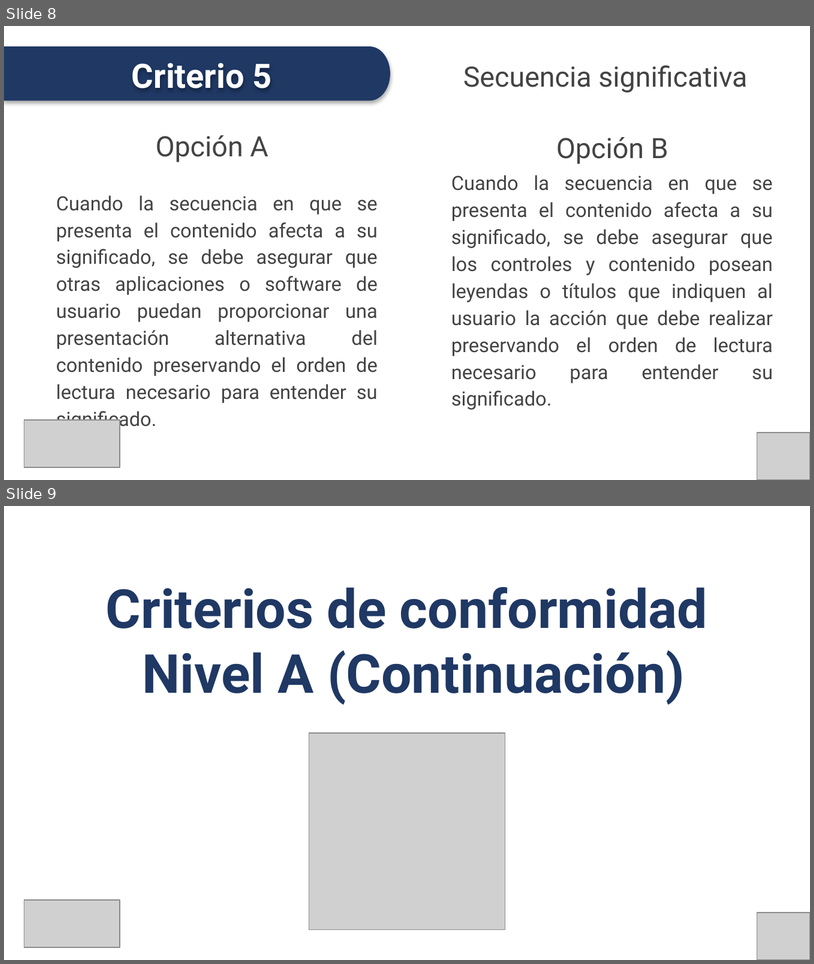
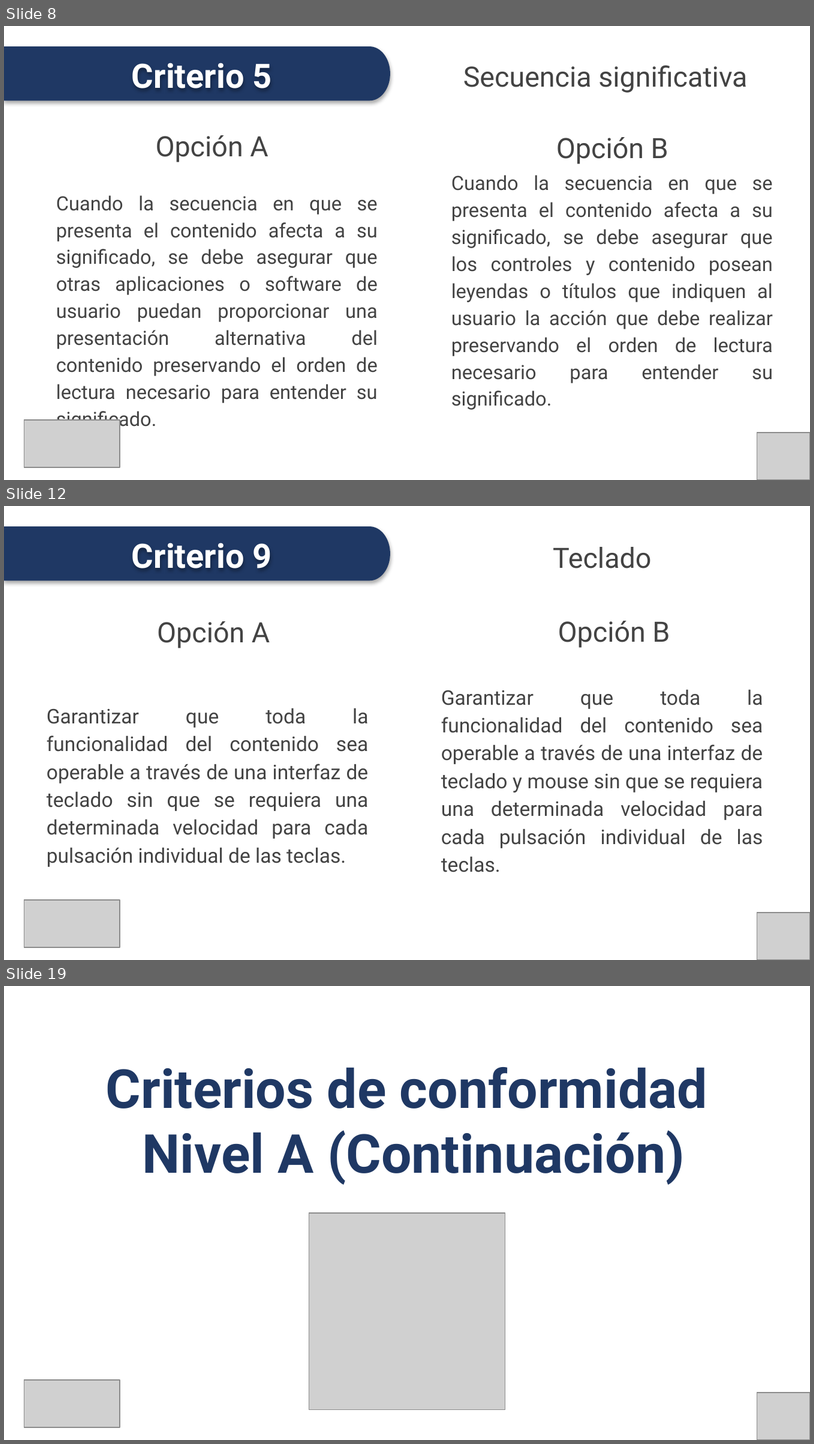
Before and after one commit to conaipd/accesibilidad, a slide deck: NTS - Accesibilidad Web - P2 - SEPTIEMBRE 2024.pptx. Shown one above the other, each under a label of ours: slides 8 and 9 before the commit, slides 8, 12 and 19 after it; the slides between them are not shown. The pictures are 814x964 and 814x1444 pixels, drawn with LibreOffice and Linux fonts; fonts in the diff are those of the drawing; grey boxes stand for pictures. Boxes give left, top, right and bottom in pixels: in the first picture for what was removed or moved away, otherwise in the second. Text is boxed around its words. In the diff, an @@ line names an element or a change of style, - is before the commit and + after.

```diff
--- a/NTS - Accesibilidad Web - P2 - SEPTIEMBRE 2024.pptx
+++ b/NTS - Accesibilidad Web - P2 - SEPTIEMBRE 2024.pptx
@@ slide 12 added at (x1=4, y1=506, x2=810, y2=960), background #FFFFFF @@
@@ freeform shape added at (x1=4, y1=526, x2=390, y2=580), fill #1F3864 @@
@@ text added at (x1=132, y1=543, x2=272, y2=568), 30 pt, text #FFFFFF, bold @@
+Criterio 9
@@ title added at (x1=553, y1=547, x2=651, y2=568), 25 pt, text #434343 @@
+Teclado
@@ text added at (x1=157, y1=621, x2=270, y2=648), 25 pt, text #434343 @@
+Opción A
@@ text added at (x1=558, y1=621, x2=670, y2=648), 25 pt, text #434343 @@
+Opción B
@@ text added at (x1=441, y1=690, x2=764, y2=872), 18 pt, text #434343 @@
+Garantizar que toda la funcionalidad del contenido sea operable a través de una interfaz de teclado y mouse sin que se requiera una determinada velocidad para cada pulsación individual de las teclas.
@@ text added at (x1=47, y1=708, x2=369, y2=867), 18 pt, text #434343 @@
+Garantizar que toda la funcionalidad del contenido sea operable a través de una interfaz de teclado sin que se requiera una determinada velocidad para cada pulsación individual de las teclas.
@@ picture added at (x1=24, y1=900, x2=120, y2=947) @@
@@ picture added at (x1=757, y1=912, x2=810, y2=960) @@
@@ what was slide 9 is now slide 19 @@
```
Also in this commit, not shown: 25 other slides added, 6 other files.
